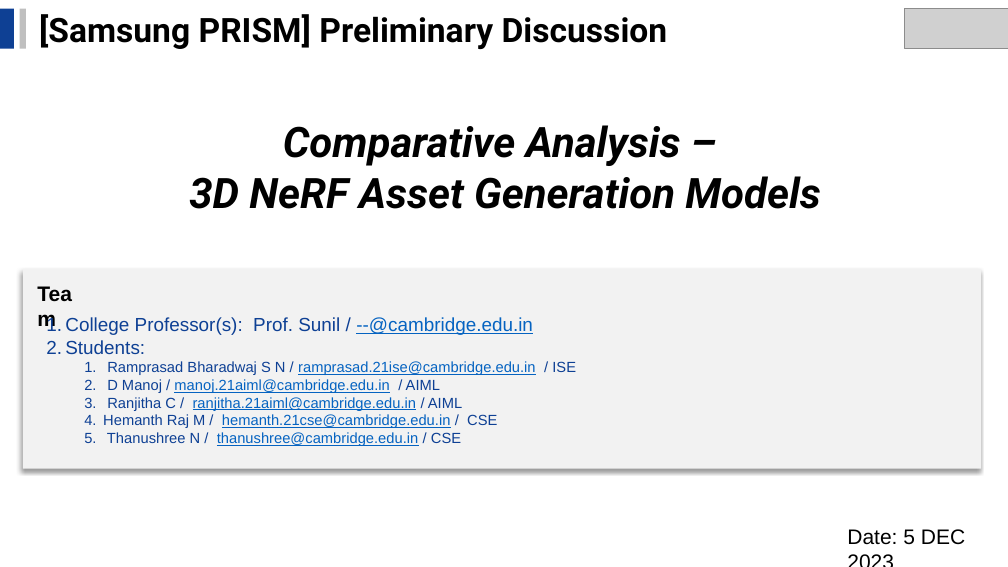
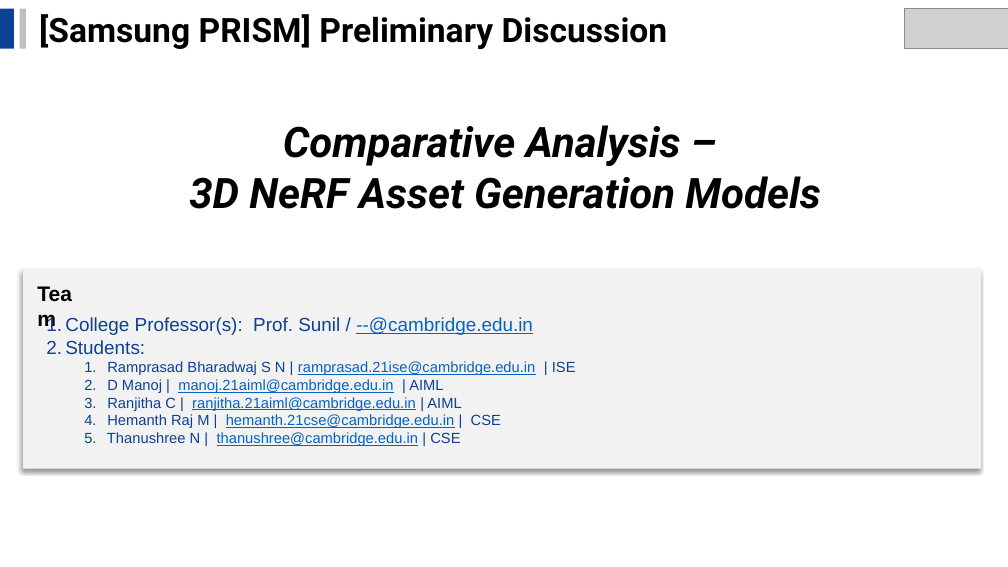
Before and after one commit to ramprasad-bharadwaj/PRISM-NeRF-Project, a slide deck: slide 1 of NeRF GenAI Rendered Models.pptx. Drawn at 1008x567 pixels with LibreOffice and Linux fonts; fonts in the diff are those of the drawing; grey boxes stand for pictures. Boxes give left, top, right and bottom in pixels: in the first picture for what was removed or moved away, otherwise in the second. Text is boxed around its words. In the diff, an @@ line names an element or a change of style, - is before the commit and + after.

```diff
--- a/NeRF GenAI Rendered Models.pptx
+++ b/NeRF GenAI Rendered Models.pptx
@@ text at [107,361,576,446]: text changed @@
-  1. Ramprasad Bharadwaj S N / ramprasad.21ise@cambridge.edu.in / ISE
-  2. D Manoj / manoj.21aiml@cambridge.edu.in / AIML
-  3. Ranjitha C / ranjitha.21aiml@cambridge.edu.in / AIML
-  4. Hemanth Raj M / hemanth.21cse@cambridge.edu.in / CSE
-  5. Thanushree N / thanushree@cambridge.edu.in / CSE
+  1. Ramprasad Bharadwaj S N | ramprasad.21ise@cambridge.edu.in | ISE
+  2. D Manoj | manoj.21aiml@cambridge.edu.in | AIML
+  3. Ranjitha C | ranjitha.21aiml@cambridge.edu.in | AIML
+  4. Hemanth Raj M | hemanth.21cse@cambridge.edu.in | CSE
+  5. Thanushree N | thanushree@cambridge.edu.in | CSE
@@ text removed at [847,529,965,545] @@
-Date: 5 DEC 2023
```
Also in this commit, not shown: 12 other slides changed, 1 other file.
